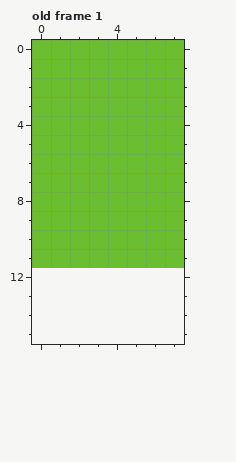
Two versions of one pixel-art file, Assets/Sprites/Player.aseprite. Above is the file before it was changed.
8x12 pixels, 1 frame. Shown: old frame 1. The old version is drawn lined up with the new one, on the new canvas. The commit also changed other frames, which this record leaves out.
And afterwards:
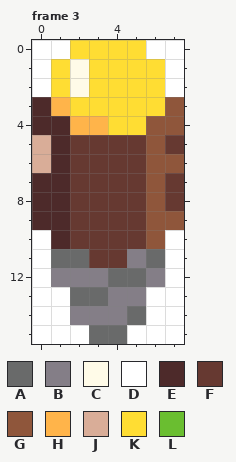
Palette (. is transparent): A #696a6a  B #847e87  C #fffbe8  D #ffffff  E #4d2a2a  F #663931  G #8f563b  H #ffb44a  J #d9ad98  K #ffdd33  L #6abe30
A new or re-ordered frame is compared with the old frame closest to it.
Change:
canvas 8x12 -> 8x16
frames 1 -> 8
Changed rows in their new state; - is an unchanged pixel.
Frame 3 is new; against old frame 1:
first column x 0:
 0 DDKKKKDD
 1 DKCKKKKD
 2 DKCKKKKD
 3 EHKKKKKG
 4 EEHHKKGG
 5 JEFFFFGF
 6 JEFFFFGG
 7 EEFFFFGF
 8 EEFFFFGF
 9 EEFFFFGG
10 DEFFFFGD
11 DAAFFBAD
12 DBBBAABD
13 DDAABBDD
14 DDBBBADD
15 DDDAADDD
Where, in picture pixels (left, top, right, bottom), the same in both pictures:
changed: (32, 40, 184, 344)
